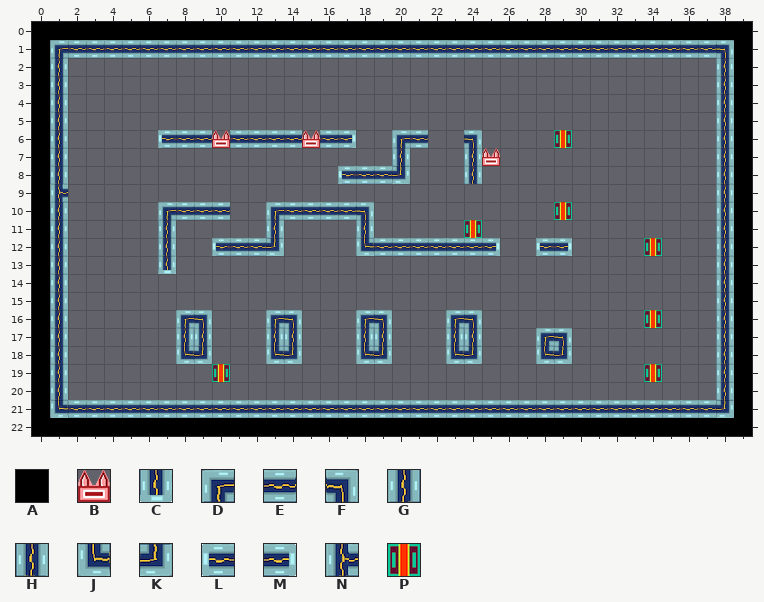
An edit to a level. Tiled map, core/assets/level_5-2.tmx. The picture above was drawn from the file before the commit.
Cells are 32x32 px. Shown: x 0..39, y 0..22.
Key: from "tileset": A 1, B 3, C 36, D 96, E 97, F 98, G 128, H 130, J 160, K 162, L 163, M 164, N 192, P 227.
_ is an empty cell, # one hidden under a higher layer.
Layer "background" before, first column x 0:
 3 ________________________________________
 4 ________________________________________
 5 ________________________________________
 6 _____________________________P__________
 7 ________________________________________
 8 ________________________________________
 9 ________________________________________
10 _____________________________P__________
11 ________________________P_______________
12 ____________________________##____P_____
13 ________________________________________
14 ________________________________________
15 ________________________________________
16 __________________________________P_____
17 ________________________________________
18 ________________________________________
19 __________P_______________________P_____
20 ________________________________________
21 ________________________________________
22 ________________________________________
Layer "platforms" before, first column x 0:
 2 AH____________________________________HA
 3 AH____________________________________HA
 4 AH____________________________________HA
 5 AH____________________________________HA
 6 AH_____LEEBEEEEBEM__DE__F_____________HA
 7 AH__________________H___HB____________HA
 8 AH_______________LEEK___H_____________HA
 9 AN____________________________________HA
10 AH_____DEEE__DEEEEF___________________HA
11 AH_____H_____H____H___________________HA
12 AH_____H__LEEK____JEEEEEEM__LM________HA
13 AH_____C______________________________HA
14 AH____________________________________HA
15 AH____________________________________HA
16 AH______DF___DF___DF___DF_____________HA
17 AH______GH___GH___GH___GH___DF________HA
18 AH______JK___JK___JK___JK___JK________HA
19 AH____________________________________HA
20 AH____________________________________HA
21 AJEEEEEEEEEEEEEEEEEEEEEEEEEEEEEEEEEEEEKA
22 AAAAAAAAAAAAAAAAAAAAAAAAAAAAAAAAAAAAAAAA
And afterwards:
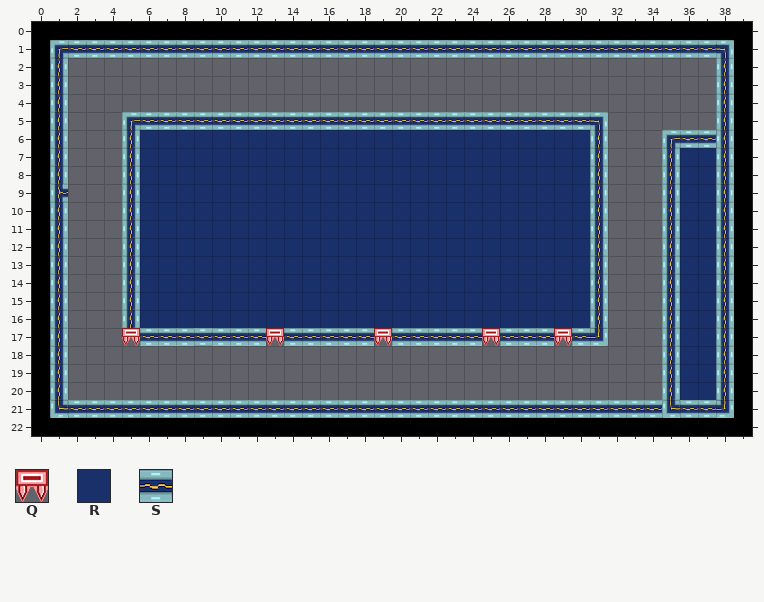
Further tiles: from "tileset": Q 4, R 129, S 161.
Diff:
Changed rows in their new state; . is an unchanged cell.
Layer "background":
first column x 29:
 6 _
first column x 24:
10 ....._.....
11 _..........
12 .........._
first column x 10:
16 ........................_
19 _......................._
Layer "platforms":
first column x 5:
 5 DEEEEEEEEEEEEEEEEEEEEEEEEEF......
 6 GRRRRRRRRRRRRRRRRRRRRRRRRRH...DEE
 7 GRRRRRRRRRRRRRRRRRRRRRRRRRH...GRR
 8 GRRRRRRRRRRRRRRRRRRRRRRRRRH...GRR
 9 GRRRRRRRRRRRRRRRRRRRRRRRRRH...GRR
10 GRRRRRRRRRRRRRRRRRRRRRRRRRH...GRR
11 GRRRRRRRRRRRRRRRRRRRRRRRRRH...GRR
12 GRRRRRRRRRRRRRRRRRRRRRRRRRH...GRR
13 GRRRRRRRRRRRRRRRRRRRRRRRRRH...GRR
14 GRRRRRRRRRRRRRRRRRRRRRRRRRH...GRR
15 GRRRRRRRRRRRRRRRRRRRRRRRRRH...GRR
16 GRRRRRRRRRRRRRRRRRRRRRRRRRH...GRR
17 QSSSESSSQSSSSSQSSSSSQSSSQSK...GRR
18 ...__...__...__...__...__.....GRR
19 ..............................GRR
20 ..............................GRR
21 ..............................J..
